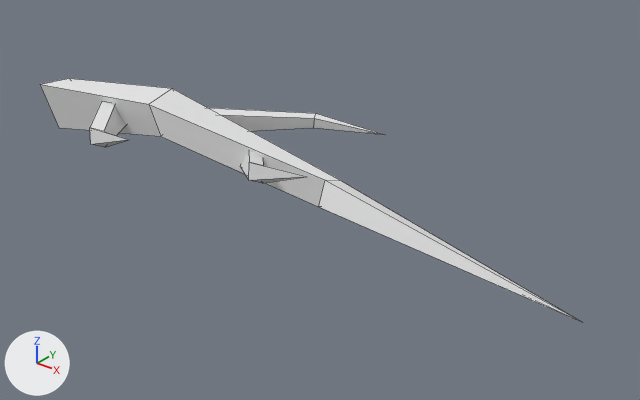
The OBJ model Assets/Meshes/Environment/Vegetation/Twig Small 2.obj as it was, and as the next commit left it.
The view is the same before and after, from a 50 mm camera at (0.32, -0.315, 0.197) aimed at (0.061, 0.008, -0.004). Every picture has the same lights, and +X, +Y and +Z are marked at lower left. The older version comes first. Mesh edges are drawn as thin lines. Where no turn or scale is listed for an object, it has been applied to the vertices. Vertices at exactly the same position are counted once.

Script lines for the objects in view, before the commit:
```python
me_cube_002_cube_004 = bpy.data.meshes.new('Cube.002_Cube.004')
me_cube_002_cube_004.from_pydata(...)  # 40 vertices, 37 faces; spans x -0.146..0.217, y -0.052..0.057, z -0.007..0.04
me_cube_002_cube_004.materials.append(mat_none)  # white #e7e7e7
ob_cube_002_cube_004 = bpy.data.objects.new('Cube.002_Cube.004', me_cube_002_cube_004)
ob_cube_002_cube_004.location = (0.0, 0.0, 0.0)
```
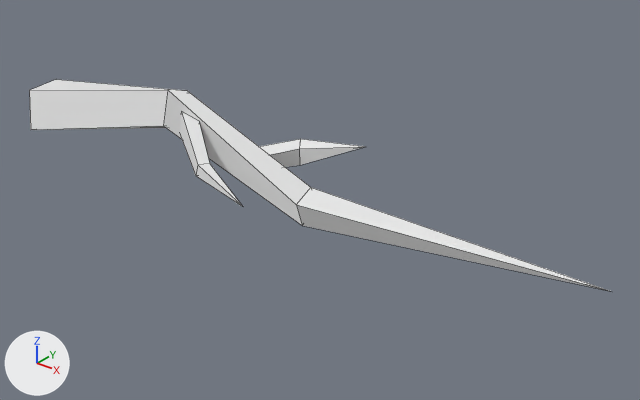
Changed parts and their boxes (x1, y1, x2, y2) in the pictures (640 x 400 px; the box of a moved part takes in the faces that stretch with it):
'Cube.002_Cube.004', reshaped (7% wider, 13% shorter)
    before: (40, 78, 581, 322)
    after: (29, 80, 609, 291)
part 1 of me_cube_002_cube_004, moved or reshaped
    before: (40, 78, 581, 322)
    after: (29, 80, 609, 291)
part 2 of me_cube_002_cube_004, moved or reshaped
    before: (209, 108, 384, 135)
    after: (180, 112, 242, 206)
part 3 of me_cube_002_cube_004, moved or reshaped
    before: (240, 151, 307, 183)
    after: (259, 139, 366, 167)
part 4 of me_cube_002_cube_004, deleted
    before: (90, 102, 128, 147)

The change, as a list of edits to the scene's bpy script:
```text
Change me_cube_002_cube_004:
    used by ob_cube_002_cube_004; location = (0.0, 0.0, 0.0)
    remove me_cube_002_cube_004.from_pydata(...)  # 40 vertices, 37 faces; spans x -0.146..0.217, y -0.052..0.057, z -0.007..0.04
    add me_cube_002_cube_004.from_pydata(...)  # 39 vertices, 35 faces; spans x -0.146..0.217, y -0.056..0.028, z -0.007..0.04
    me_cube_002_cube_004 part 1: the loose piece of 13 vertices spanning x -0.146..0.217, y -0.021..0.021, z -0.007..0.04 is scaled about its middle by (1, -0.816, 1), then moved by (0.0, -0.009, 0.0)
    me_cube_002_cube_004 part 2: the loose piece of 9 vertices spanning x -0.023..0.068, y 0.0..0.057, z 0.018..0.031 is scaled about its middle by (1, -0.816, 1), then moved by (0.0, -0.061, 0.0)
    me_cube_002_cube_004 part 3: the loose piece of 9 vertices spanning x 0.023..0.085, y -0.03..-0.002, z 0.008..0.03 is scaled about its middle by (1, -0.816, 1), then moved by (0.0, 0.019, 0.0)
    me_cube_002_cube_004 part 4: the loose piece of 9 vertices spanning x -0.08..-0.013, y -0.052..-0.012, z 0.013..0.03 is deleted
    other edits to the shape of me_cube_002_cube_004 do not show in these pictures
```
